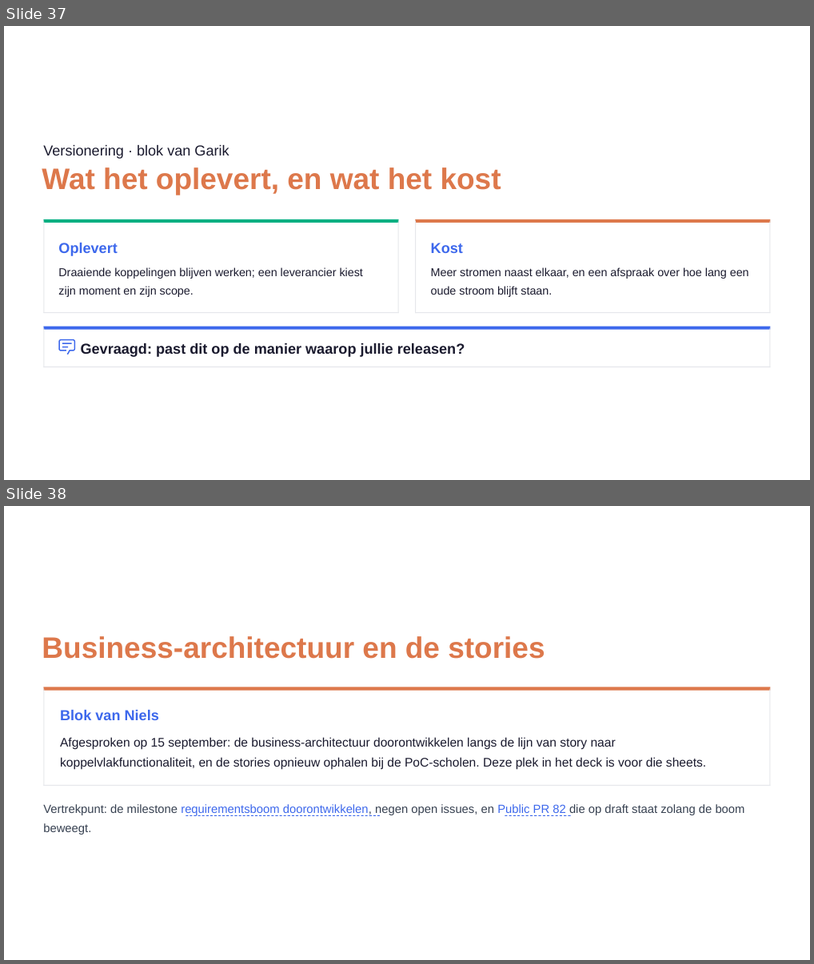
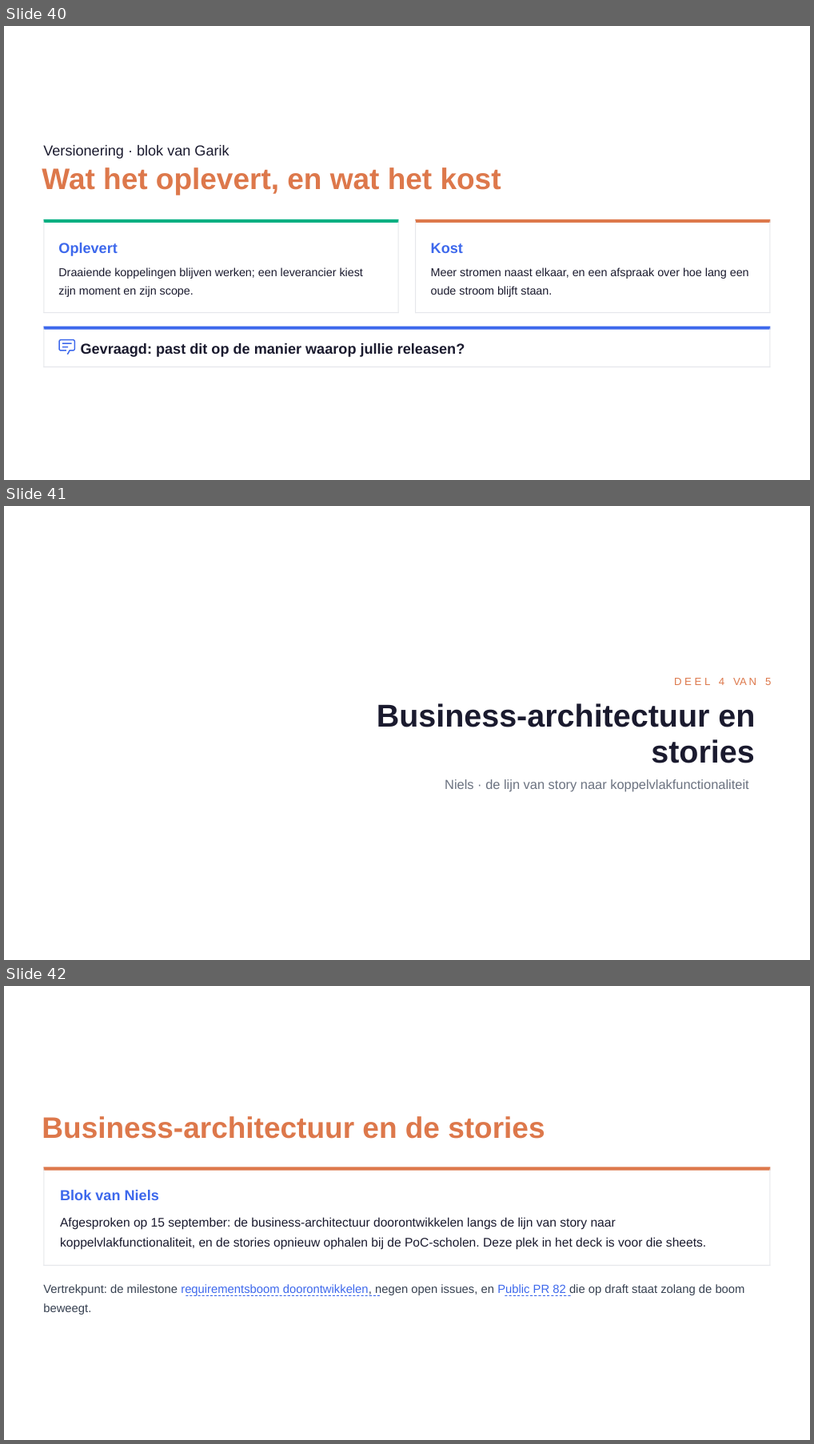
Before and after one commit to Npuls-OKx/meta, a slide deck: presentaties/export/260930_kerngroep_techniek/260930_kerngroep_techniek.pptx. Shown one above the other, each under a label of ours: slides 37 and 38 before the commit, slides 40, 41 and 42 after it. The pictures are 814x964 and 814x1444 pixels, drawn with LibreOffice and Linux fonts; fonts in the diff are those of the drawing; background and template pictures are left out. Boxes give left, top, right and bottom in pixels: in the first picture for what was removed or moved away, otherwise in the second. Text is boxed around its words. In the diff, an @@ line names an element or a change of style, - is before the commit and + after.

```diff
--- a/presentaties/export/260930_kerngroep_techniek/260930_kerngroep_techniek.pptx
+++ b/presentaties/export/260930_kerngroep_techniek/260930_kerngroep_techniek.pptx
@@ slide 41 added at [4, 506, 810, 960], background picture (left out) @@
@@ freeform shape added at [4, 506, 810, 960], fill #000000 @@
@@ freeform shape added at [4, 506, 810, 960], fill #FFFFFF @@
@@ text added at [674, 678, 771, 685], 9.6 pt, text #DD784B @@
+D E E L 4 VA N 5
@@ text added at [377, 704, 755, 728], 28.8 pt, text #1A1A2E, bold @@
+Business-architectuur en
@@ text added at [651, 740, 754, 764], 28.8 pt, text #1A1A2E, bold @@
+stories
@@ text added at [445, 780, 749, 792], 12 pt, text #6B7280 @@
+Niels · de lijn van story naar koppelvlakfunctionaliteit
@@ what was slide 37 is now slide 40 @@
@@ what was slide 38 is now slide 42 @@
```
Also in this commit, not shown: 20 slides changed, 7 other slides added, 2 slides removed, 3 other files.
